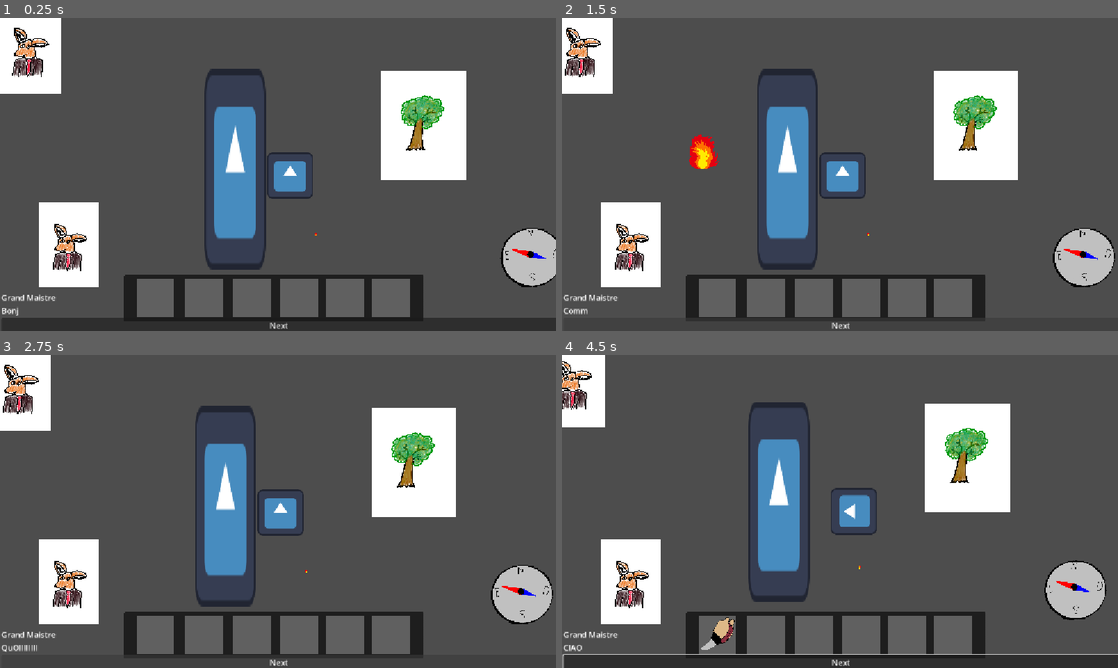
Above: before the commit, frames 1-4 (two rows, left to right).
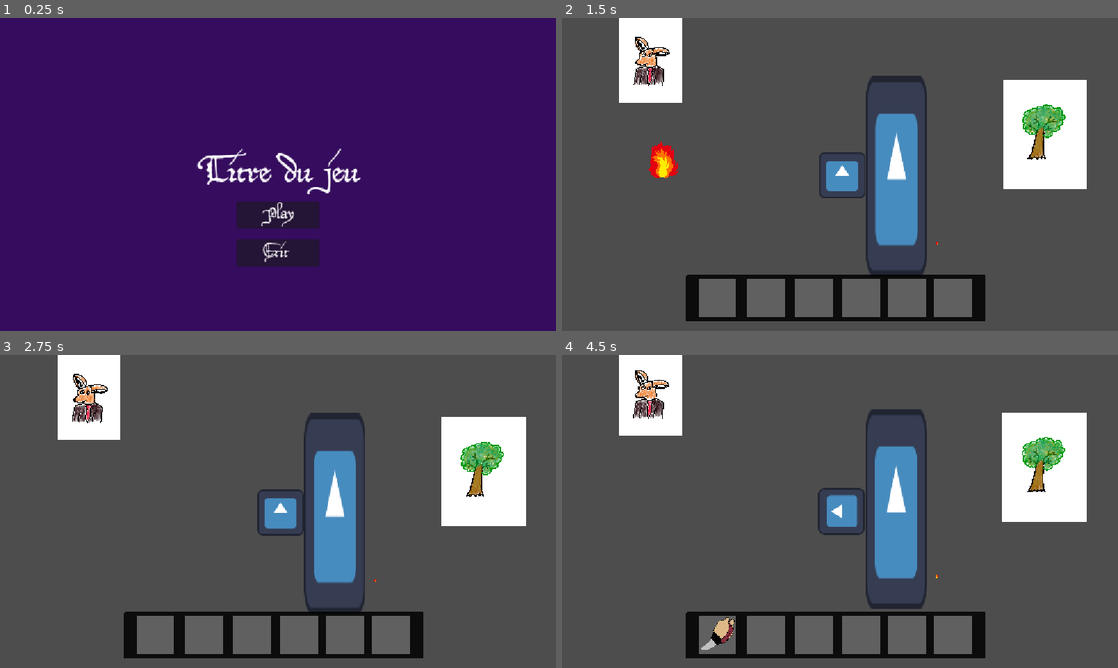
Above: after the commit, the same moments.

Repository: ygrecky/GameJam1
Game: Godot game, scene res://scenes/game_controller.tscn
The game is run twice, just before and just after one commit, with the same random seed, the same clock (stepped at 60 frames per second) and the same inputs. The engine's default icon, where the game draws it, is replaced by a stand-in: a white triangle on a blue panel in a dark square.
Inputs (mouse positions are in pixels of both pictures, inside the frame that each line leads up to):
- Up to frame 1 (0.25 s): no input
- Up to frame 2 (1.5 s): click (840, 215) at 0.52 s; click (840, 324) at 1.25 s, where only the run before the commit has a clickable "Next"
- Up to frame 3 (2.75 s): click (278, 661) at 2 s, where only the run before the commit has a clickable "Next"
- Up to frame 4 (4.5 s): click (717, 633) at 2.77 s; click (767, 633) at 3.52 s; tap Enter at 4.25 s; hold Right (right) from 4.28 s (still down); hold 1 (Slot 1) from 4.28 s (still down)

The runs differ from the first frame. In frame 1, 100% of the frame differs, in the area x 0-100%, y 0-100%; in frame 2, 29%; in frame 3, 28%; in frame 4, 32%.

Commit message:
Retour au menu : Ok

Diff:
--- a/inventaire.gd
+++ b/inventaire.gd
@@ -8,7 +8,7 @@
 
 # Called every frame. 'delta' is the elapsed time since the previous frame.
 func _process(delta: float) -> void:
-	if Global.player.isTalking == true:
+	if Global.inMenu or Global.player.isTalking:
 		self.visible = false
 	else:
 		self.visible = true
--- a/project.godot
+++ b/project.godot
@@ -95,6 +95,11 @@
 "events": [Object(InputEventKey,"resource_local_to_scene":false,"resource_name":"","device":-1,"window_id":0,"alt_press …(192 unchanged characters)…
 ]
 }
+echap={
+"deadzone": 0.2,
+"events": [Object(InputEventKey,"resource_local_to_scene":false,"resource_name":"","device":-1,"window_id":0,"alt_pressed":false,"shift_pressed":false,"ctrl_pressed":false,"meta_pressed":false,"pressed":false,"keycode":0,"physical_keycode":4194305,"key_label":0,"unicode":0,"location":0,"echo":false,"script":null)
+]
+}
 
 [physics]
 
--- a/scenes/game.tscn
+++ b/scenes/game.tscn
@@ -1,6 +1,5 @@
 [gd_scene format=3 uid="uid://c5i35xne8a86i"]
 
-[ext_resource type="PackedScene" uid="uid://cs6uqe11x4rm3" path="res://scenes/boite_texte.tscn" id="1_uwrxv"]
 [ext_resource type="PackedScene" uid="uid://cspr5mvrkw23x" path="res://scenes/feu.tscn" id="3_lnu2h"]
 [ext_resource type="PackedScene" uid="uid://xrskya04pwnm" path="res://scenes/texte.tscn" id="3_vtaks"]
 [ext_resource type="PackedScene" uid="uid://dbgsqtuqtac8i" path="res://scenes/inventaire.tscn" id="4_lbhrr"]
@@ -19,15 +18,11 @@
 
 [node name="Inventaire" parent="." unique_id=1760829572 instance=ExtResource("4_lbhrr")]
 
-[node name="Texte" parent="." unique_id=1090087195 instance=ExtResource("3_vtaks")]
-
-[node name="Boite_de_dialogue" parent="." unique_id=1665444524 instance=ExtResource("1_uwrxv")]
-
 [node name="Bloc magnétique" parent="." unique_id=32234192 instance=ExtResource("5_iywne")]
 position = Vector2(545, -123)
 
 [node name="ravin" parent="." unique_id=1464562848 instance=ExtResource("7_u5sy4")]
-position = Vector2(36, -2)
+position = Vector2(147, -7)
 
 [node name="pnj" parent="." unique_id=281381040 instance=ExtResource("8_0tnpc")]
 position = Vector2(-533, -332)
--- a/scenes/game_controller.tscn
+++ b/scenes/game_controller.tscn
@@ -1,30 +1,23 @@
 [gd_scene format=3 uid="uid://cbjbxkjd6035p"]
 
 [ext_resource type="Script" uid="uid://2a6vnihcvpc2" path="res://scripts/game_controller.gd" id="1_vq0e2"]
-[ext_resource type="PackedScene" uid="uid://c5i35xne8a86i" path="res://scenes/game.tscn" id="2_vc4nx"]
-[ext_resource type="PackedScene" uid="uid://y1niflgkuws" path="res://scenes/player.tscn" id="3_ts4rt"]
-[ext_resource type="PackedScene" uid="uid://jl3uil1gu81r" path="res://scenes/camera.tscn" id="4_rc0pn"]
+[ext_resource type="PackedScene" uid="uid://dbgsqtuqtac8i" path="res://scenes/inventaire.tscn" id="3_ts4rt"]
+[ext_resource type="PackedScene" uid="uid://cnx2i1tywxq0i" path="res://scenes/menu.tscn" id="5_h843c"]
 
-[node name="Game Controller" type="Node" unique_id=1399786066 node_paths=PackedStringArray("world2D", "gui", "current_2d_scene")]
+[node name="Game Controller" type="Node" unique_id=1399786066 node_paths=PackedStringArray("world2D", "gui", "current_gui_scene")]
 script = ExtResource("1_vq0e2")
 world2D = NodePath("World")
 gui = NodePath("Control")
-current_2d_scene = NodePath("World/Game")
-
-[node name="Player" parent="." unique_id=310191065 instance=ExtResource("3_ts4rt")]
-
-[node name="Camera" parent="Player" unique_id=1820779306 instance=ExtResource("4_rc0pn")]
-position = Vector2(-7, -12)
-zoom = Vector2(0.75, 0.75)
-position_smoothing_enabled = true
+current_gui_scene = NodePath("Control")
 
 [node name="World" type="Node2D" parent="." unique_id=1022516678]
 
-[node name="Game" parent="World" unique_id=439829170 instance=ExtResource("2_vc4nx")]
-position = Vector2(2, 58)
+[node name="Control" parent="." unique_id=1638473399 instance=ExtResource("5_h843c")]
 
-[node name="Control" type="Control" parent="." unique_id=910839381]
+[node name="UI" type="Control" parent="." unique_id=1748935202]
 layout_mode = 3
 anchors_preset = 0
 offset_right = 40.0
 offset_bottom = 40.0
+
+[node name="Inventaire" parent="." unique_id=1760829572 instance=ExtResource("3_ts4rt")]
--- a/scenes/player.tscn
+++ b/scenes/player.tscn
@@ -2,6 +2,7 @@
 
 [ext_resource type="Script" uid="uid://bg03lrcrtwok2" path="res://scripts/player.gd" id="1_3vyb7"]
 [ext_resource type="Texture2D" uid="uid://c353tuvpl12xx" path="res://icon.svg" id="2_g2els"]
+[ext_resource type="PackedScene" uid="uid://jl3uil1gu81r" path="res://scenes/camera.tscn" id="3_qhqgy"]
 
 [sub_resource type="RectangleShape2D" id="RectangleShape2D_u081y"]
 size = Vector2(127, 128)
@@ -15,7 +16,7 @@
 [sub_resource type="RectangleShape2D" id="RectangleShape2D_swyl7"]
 size = Vector2(116, 115)
 
-[node name="Player" type="CharacterBody2D" unique_id=310191065 node_paths=PackedStringArray("long_action_zone", "short_action_zone", "collision_", "collision_shape2d", "sprite")]
+[node name="Player" type="CharacterBody2D" unique_id=310191065 node_paths=PackedStringArray("long_action_zone", "short_action_zone", "collision_", "collision_shape2d", "sprite", "interaction_label")]
 position = Vector2(91, 83)
 script = ExtResource("1_3vyb7")
 long_action_zone = NodePath("long_action_zone")
@@ -25,6 +26,7 @@
 sprite = NodePath("Sprite2D")
 fleche_delay = 1.0
 aimant_acceleration = 70.0
+interaction_label = NodePath("Node2D/interaction_label/Label")
 
 [node name="Sprite2D" type="Sprite2D" parent="." unique_id=240565828]
 position = Vector2(0, -9)
@@ -68,5 +70,12 @@
 theme_override_font_sizes/font_size = 130
 text = "Press space to talk"
 
+[node name="Camera" parent="." unique_id=1820779306 instance=ExtResource("3_qhqgy")]
+position = Vector2(-7, -12)
+zoom = Vector2(0.75, 0.75)
+position_smoothing_enabled = true
+
 [connection signal="body_entered" from="short_action_zone" to="." method="_on_short_action_zone_body_entered"]
 [connection signal="body_exited" from="short_action_zone" to="." method="_on_short_action_zone_body_exited"]
+[connection signal="area_entered" from="Area2D" to="." method="_on_player_area_entered"]
+[connection signal="area_exited" from="Area2D" to="." method="_on_player_area_exited"]
--- a/scripts/button_play.gd
+++ b/scripts/button_play.gd
@@ -2,4 +2,5 @@
 
 
 func _on_pressed() -> void:
+	Global.game_controller.delete_menu()
 	Global.game_controller.change_2d_scene("res://scenes/game.tscn", true)
--- a/scripts/game_controller.gd
+++ b/scripts/game_controller.gd
@@ -5,7 +5,7 @@
 
 @export var current_2d_scene : Node2D
 var current_2d_scene_name : String
-var current_gui_scene
+@export var current_gui_scene : Control
 
 var scenes = {}
 var player_pos = {}
@@ -15,21 +15,41 @@
 # Called when the node enters the scene tree for the first time.
 func _ready() -> void:
 	Global.game_controller = self
-	current_2d_scene_name = "res://scenes/menu.tscn"
-	scenes[current_2d_scene_name] = current_2d_scene
-	player_pos[current_2d_scene_name] = Vector2(0,0)
+	current_2d_scene_name = "none"
+
 	pass # Replace with function body.
+
+
+func delete_menu():
+	Global.inMenu = false
+	current_gui_scene.queue_free()
+	var player = load("res://scenes/player.tscn").instantiate()
+	get_tree().root.add_child(player)
+
+func switch_to_menu():
+	Global.inMenu = true
+	current_gui_scene = load("res://scenes/menu.tscn").instantiate()
+	get_tree().root.add_child(current_gui_scene)
+
+	current_2d_scene_name="none"
+	for scene in scenes.keys():
+		print(scene)
+		scenes[scene].queue_free()
+		scenes.erase(scene)
+	Global.player.queue_free()
+
 
 func change_2d_scene(new_scene : String, delete : bool = false, keep_running : bool = true):
 	Global.player.inTransition = true
-	if delete:
-		current_2d_scene.queue_free()
-	elif keep_running:
-		current_2d_scene.visible = false
-		current_2d_scene.process_mode = Node.PROCESS_MODE_DISABLED
-		player_pos[current_2d_scene_name] = Global.player.position
-	else:
-		world2D.remove_child(current_2d_scene)
+	if current_2d_scene_name != "none":
+		if delete:
+			current_2d_scene.queue_free()
+		elif keep_running:
+			current_2d_scene.visible = false
+			current_2d_scene.process_mode = Node.PROCESS_MODE_DISABLED
+			player_pos[current_2d_scene_name] = Global.player.position
+		else:
+			world2D.remove_child(current_2d_scene)
 	if(new_scene in scenes):
 		current_2d_scene = scenes[new_scene]
 
--- a/scripts/global.gd
+++ b/scripts/global.gd
@@ -2,6 +2,7 @@
 var game_controller : GameController
 var player : Player
 var time : int
+var inMenu = true
 
 func lancer_la_messe():
 
--- a/scripts/inventory_slot_1.gd
+++ b/scripts/inventory_slot_1.gd
@@ -7,11 +7,12 @@
 
 # Called every frame. 'delta' is the elapsed time since the previous frame.
 func _process(_delta: float) -> void:
-	if Input.is_action_pressed("Slot 1"):
-		add_objet()
-		if objet_is_unlocked:
-			_use_objet()
-	Global.player.actions_pressed[0] = Input.is_action_pressed("Slot 1")
+	if(not(Global.inMenu)):
+		if Input.is_action_pressed("Slot 1"):
+			add_objet()
+			if objet_is_unlocked:
+				_use_objet()
+		Global.player.actions_pressed[0] = Input.is_action_pressed("Slot 1")
 
 func add_objet():
 	objet_is_unlocked = true
--- a/scripts/inventory_slot_2.gd
+++ b/scripts/inventory_slot_2.gd
@@ -7,11 +7,12 @@
 
 # Called every frame. 'delta' is the elapsed time since the previous frame.
 func _process(_delta: float) -> void:
-	if Input.is_action_pressed("Slot 2"):
-		add_objet()
-		if objet_is_unlocked:
-			_use_objet()
-	Global.player.actions_pressed[1] = Input.is_action_pressed("Slot 2")
+	if(not(Global.inMenu)):
+		if Input.is_action_pressed("Slot 2"):
+			add_objet()
+			if objet_is_unlocked:
+				_use_objet()
+		Global.player.actions_pressed[1] = Input.is_action_pressed("Slot 2")
 
 func add_objet():
 	objet_is_unlocked = true
--- a/scripts/inventory_slot_3.gd
+++ b/scripts/inventory_slot_3.gd
@@ -7,11 +7,12 @@
 
 # Called every frame. 'delta' is the elapsed time since the previous frame.
 func _process(_delta: float) -> void:
-	if Input.is_action_pressed("Slot 3"):
-		add_objet()
-		if objet_is_unlocked:
-			_use_objet()
-	Global.player.actions_pressed[2] = Input.is_action_pressed("Slot 3")
+	if(not(Global.inMenu)):
+		if Input.is_action_pressed("Slot 3"):
+			add_objet()
+			if objet_is_unlocked:
+				_use_objet()
+		Global.player.actions_pressed[2] = Input.is_action_pressed("Slot 3")
 
 func add_objet():
 	objet_is_unlocked = true
--- a/scripts/inventory_slot_4.gd
+++ b/scripts/inventory_slot_4.gd
@@ -7,11 +7,12 @@
 
 # Called every frame. 'delta' is the elapsed time since the previous frame.
 func _process(_delta: float) -> void:
-	if Input.is_action_pressed("Slot 4"):
-		add_objet()
-		if objet_is_unlocked:
-			_use_objet()
-	Global.player.actions_pressed[3] = Input.is_action_pressed("Slot 4")
+	if(not(Global.inMenu)):
+		if Input.is_action_pressed("Slot 4"):
+			add_objet()
+			if objet_is_unlocked:
+				_use_objet()
+		Global.player.actions_pressed[3] = Input.is_action_pressed("Slot 4")
 
 func add_objet():
 	objet_is_unlocked = true
--- a/scripts/inventory_slot_5.gd
+++ b/scripts/inventory_slot_5.gd
@@ -7,12 +7,13 @@
 
 # Called every frame. 'delta' is the elapsed time since the previous frame.
 func _process(_delta: float) -> void:
-	if Input.is_action_pressed("Slot 5"):
-		add_objet()
-		if objet_is_unlocked:
-			_use_objet()
+	if(not(Global.inMenu)):
+		if Input.is_action_pressed("Slot 5"):
+			add_objet()
+			if objet_is_unlocked:
+				_use_objet()
 
-	Global.player.actions_pressed[4] = Input.is_action_pressed("Slot 5")
+		Global.player.actions_pressed[4] = Input.is_action_pressed("Slot 5")
 
 func add_objet():
 	objet_is_unlocked = true
--- a/scripts/inventory_slot_6.gd
+++ b/scripts/inventory_slot_6.gd
@@ -7,11 +7,12 @@
 
 # Called every frame. 'delta' is the elapsed time since the previous frame.
 func _process(_delta: float) -> void:
-	if Input.is_action_pressed("Slot 6"):
-		add_objet()
-		if objet_is_unlocked:
-			_use_objet()
-	Global.player.actions_pressed[5] = Input.is_action_pressed("Slot 6")
+	if(not(Global.inMenu)):
+		if Input.is_action_pressed("Slot 6"):
+			add_objet()
+			if objet_is_unlocked:
+				_use_objet()
+		Global.player.actions_pressed[5] = Input.is_action_pressed("Slot 6")
 
 func add_objet():
 	objet_is_unlocked = true
--- a/scripts/player.gd
+++ b/scripts/player.gd
@@ -28,9 +28,11 @@
 @export var aimant_acceleration = 0.1
 @export var aimant_max_speed = 600
 
+@export var interaction_label : Label
+
 func _ready():
 	Global.player = self
-	$Node2D/interaction_label.visible = false
+	interaction_label.visible = false
 
 func get_input(delta):
 	aimant_activé = actions_pressed[aimant_index]
@@ -81,9 +83,13 @@
 		Global.player.inTransition = true
 		Global.game_controller.change_2d_scene("res://scenes/test_scene.tscn",false,true)
 
+
 	if Input.is_action_just_pressed("debug2"):
 		Global.player.inTransition = true
 		Global.game_controller.change_2d_scene("res://scenes/game.tscn",false,true)
+
+	if Input.is_action_just_pressed("echap"):
+		Global.game_controller.switch_to_menu()
 	if(not(aimant_activé)):
 		velocity = Vector2(direction_x, direction_y) * speed*delta*60
 
@@ -143,11 +149,28 @@
 
 func _on_short_action_zone_body_entered(body: Node2D) -> void:
 	if body is Pnj:
-		$Node2D/interaction_label.visible = true
-		$Node2D/interaction_label/Label.visible = true
+		interaction_label.visible = true
+		interaction_label.text = "Talk (Space)"
+
+
+
+
 
 
 func _on_short_action_zone_body_exited(body: Node2D) -> void:
 	if body is Pnj:
-		$Node2D/interaction_label.visible = false
-		$Node2D/interaction_label/Label.visible = false
+		interaction_label.visible = false
+
+
+
+func _on_player_area_entered(area: Area2D) -> void:
+	if area.get_parent() is TpZone:
+		interaction_label.visible = true
+		interaction_label.text = "Enter (Space)"
+	pass # Replace with function body.
+
+
+func _on_player_area_exited(area: Area2D) -> void:
+	if area.get_parent() is TpZone:
+		interaction_label.visible = false
+	pass # Replace with function body.
--- a/scripts/pnj.gd
+++ b/scripts/pnj.gd
@@ -12,11 +12,12 @@
 	bdd.dialogue = dialogue
 	bdd.speaker2 = pnj_name
 	bdd.sprite2 = $Sprite2D.texture
-	get_tree().root.add_child.call_deferred(bdd)
+	Global.game_controller.current_2d_scene.add_child.call_deferred(bdd)
+
 
 
 func _ready() -> void:
-	talk_to()
+	pass
 
 func _process(delta: float) -> void:
 	pass
